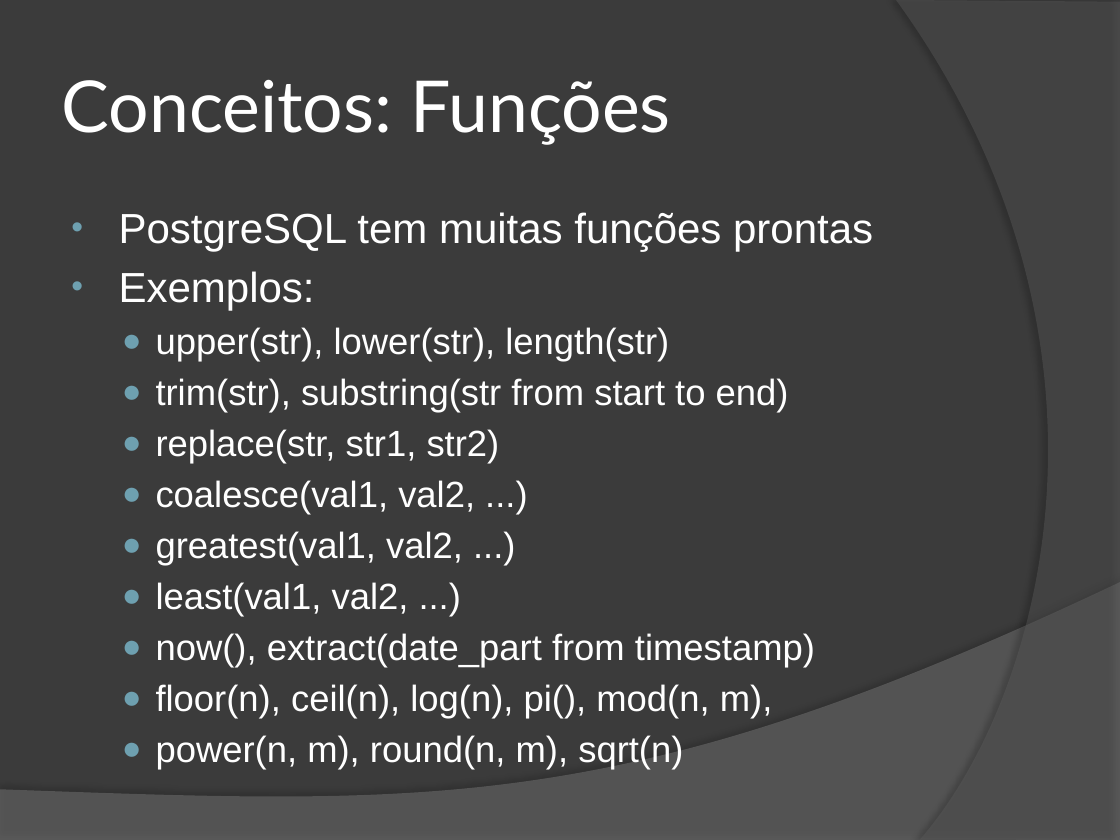
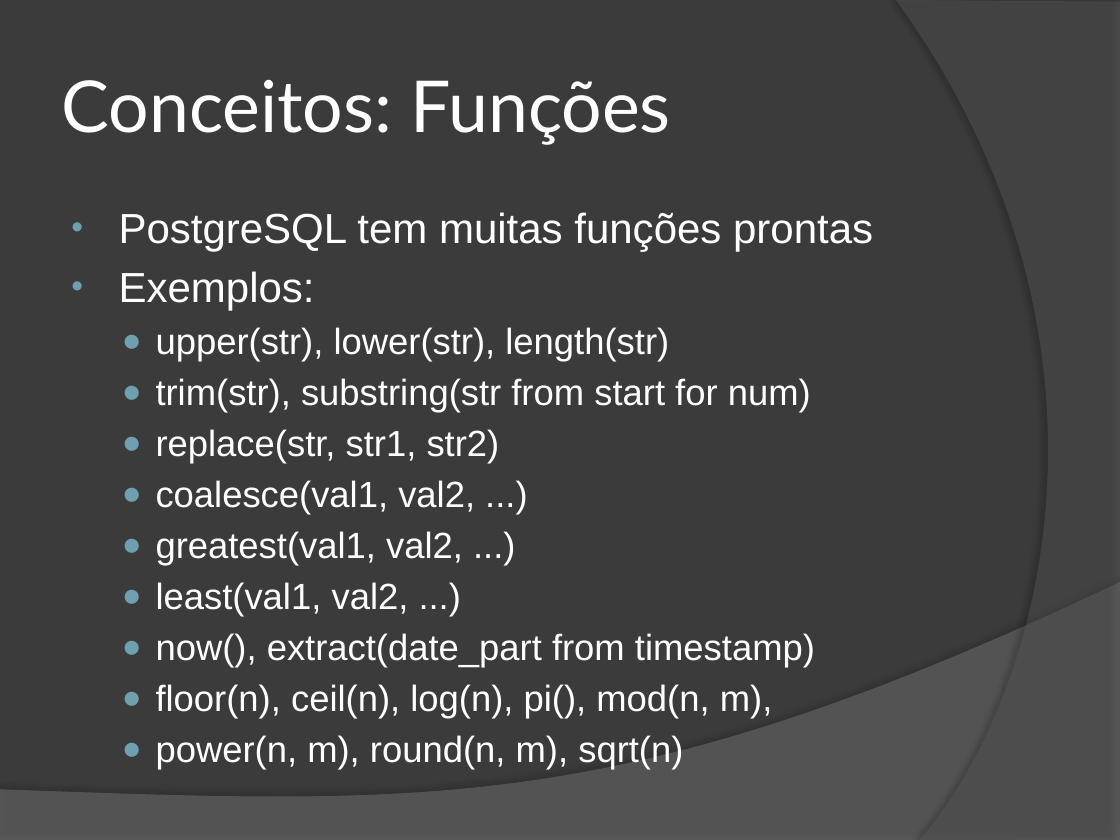
Before and after one commit to wind39/wind39.github.io, a slide deck: slide 21 of curso/modulo3capitulo5.pptx. Drawn at 1120x840 pixels with LibreOffice and Linux fonts; fonts in the diff are those of the drawing. Boxes give left, top, right and bottom in pixels: in the first picture for what was removed or moved away, otherwise in the second. Text is boxed around its words. In the diff, an @@ line names an element or a change of style, - is before the commit and + after.

```diff
--- a/curso/modulo3capitulo5.pptx
+++ b/curso/modulo3capitulo5.pptx
@@ text at box(156, 378, 811, 413): text changed @@
-  ● trim(str), substring(str from start to end)
+  ● trim(str), substring(str from start for num)
```
Also in this commit, not shown: 1 other slide changed, 3 other files.
